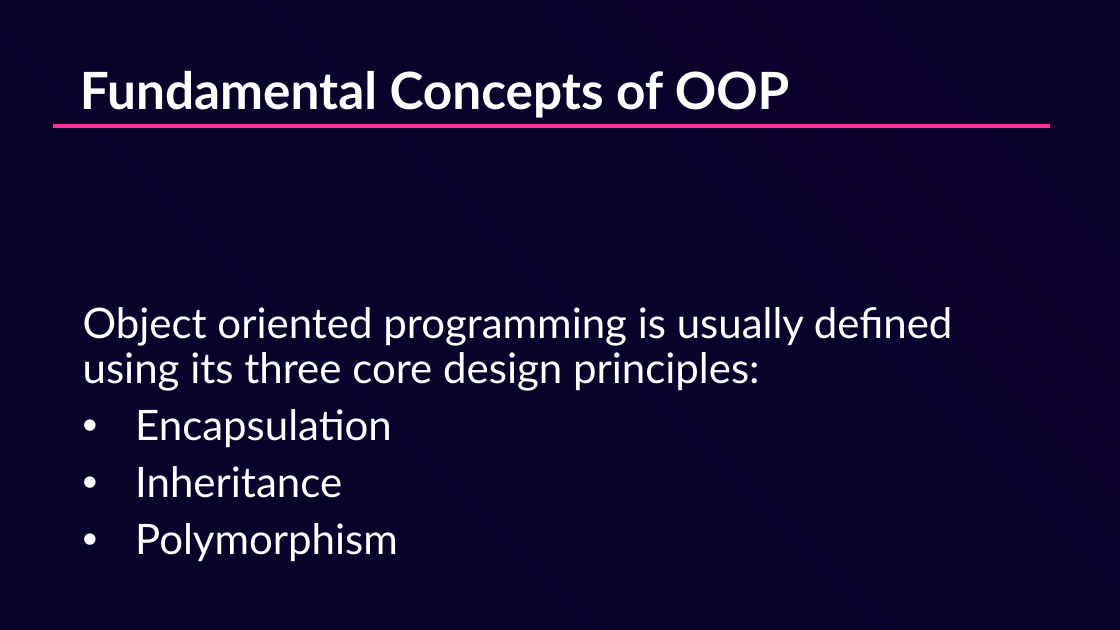
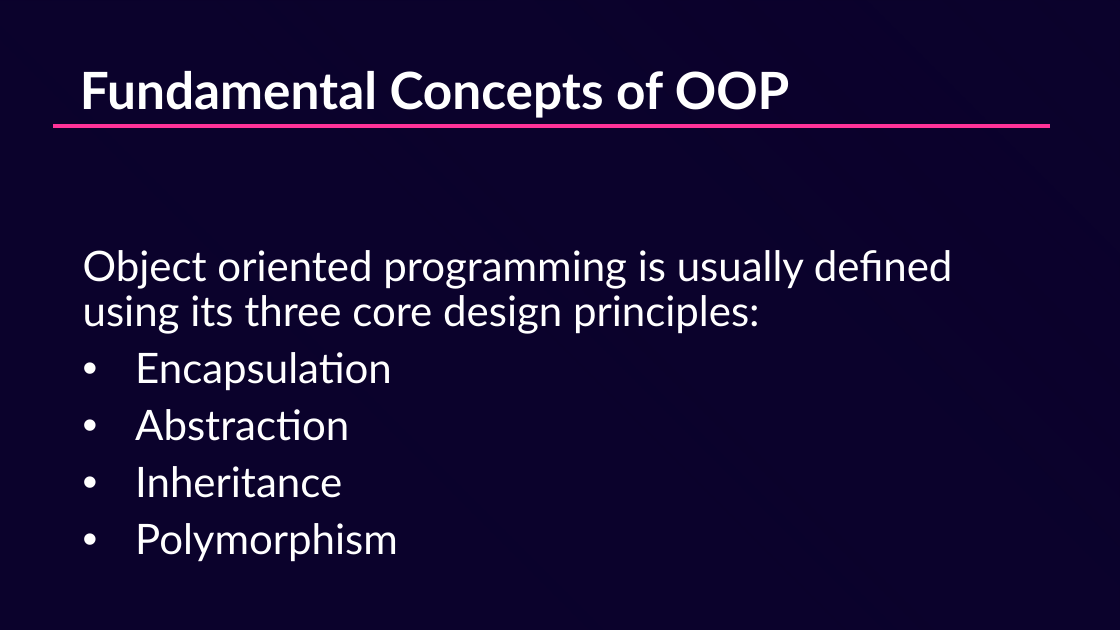
Before and after one commit to HowDoIGitHelp/CMSC23MDNotes, a slide deck: slide 19 of PPTs/Object Oriented Programming Paradigm.pptx. Drawn at 1120x630 pixels with LibreOffice and Linux fonts; fonts in the diff are those of the drawing; background and template pictures are left out. Boxes give left, top, right and bottom in pixels: in the first picture for what was removed or moved away, otherwise in the second. Text is boxed around its words. In the diff, an @@ line names an element or a change of style, - is before the commit and + after.

```diff
--- a/PPTs/Object Oriented Programming Paradigm.pptx
+++ b/PPTs/Object Oriented Programming Paradigm.pptx
@@ text at (135, 409, 349, 441): paragraph added @@
+• Abstraction
```
Also in this commit, not shown: 8 other files.
